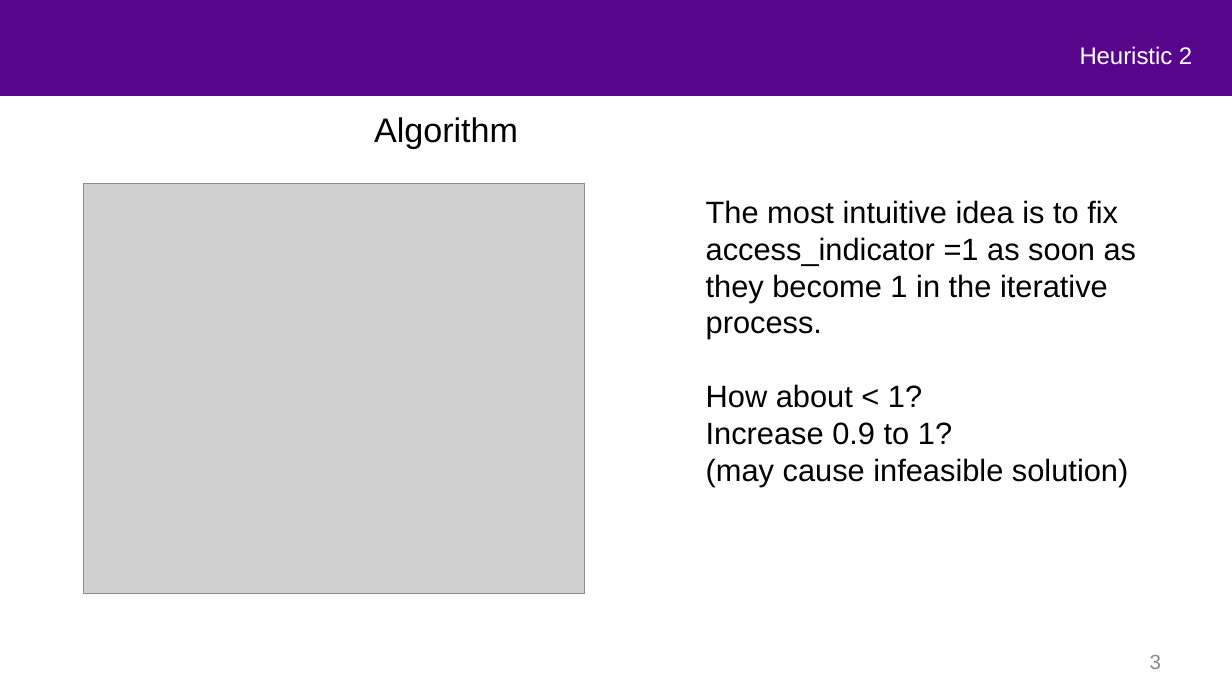
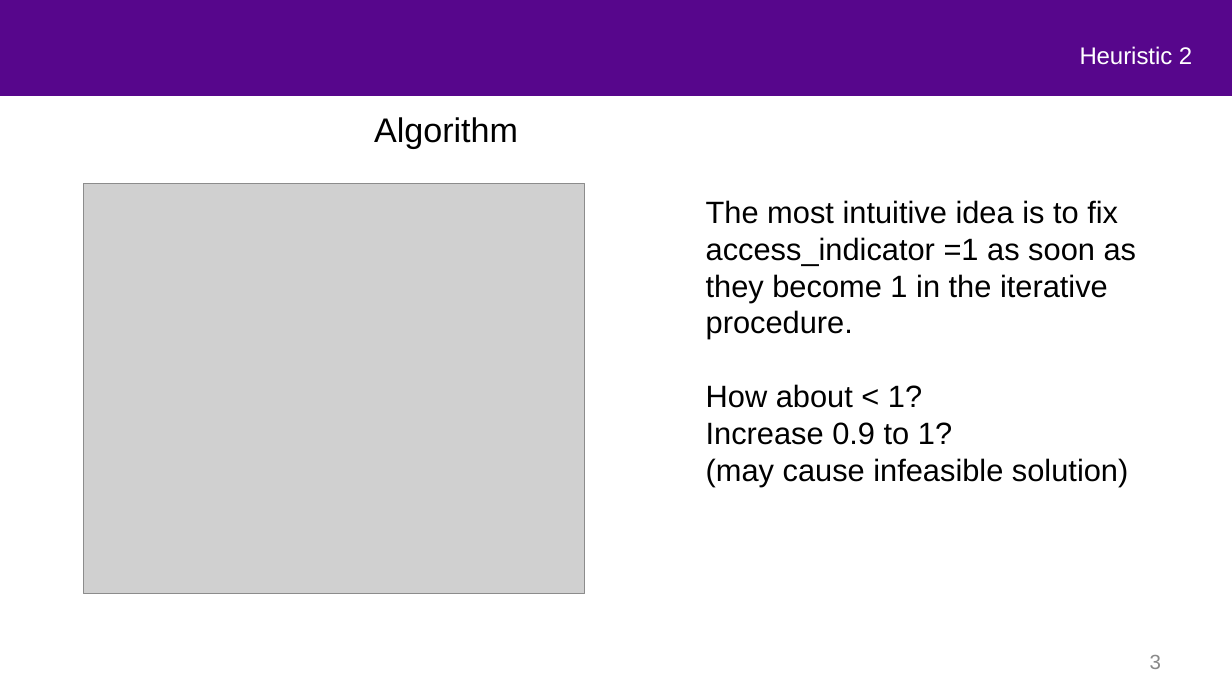
Before and after one commit to mustafafu/mec_request_routing, a slide deck: slide 3 of common_script/part2.pptx. Drawn at 1232x693 pixels with LibreOffice and Linux fonts; fonts in the diff are those of the drawing; grey boxes stand for pictures; background and template pictures are left out. Boxes give left, top, right and bottom in pixels: in the first picture for what was removed or moved away, otherwise in the second. Text is boxed around its words. In the diff, an @@ line names an element or a change of style, - is before the commit and + after.

```diff
--- a/common_script/part2.pptx
+++ b/common_script/part2.pptx
@@ text at [706,200,1137,339]: text changed @@
-  The most intuitive idea is to fix access_indicator =1 as soon as they become 1 in the iterative process.
+  The most intuitive idea is to fix access_indicator =1 as soon as they become 1 in the iterative procedure.
```
Also in this commit, not shown: 4 other slides changed.
